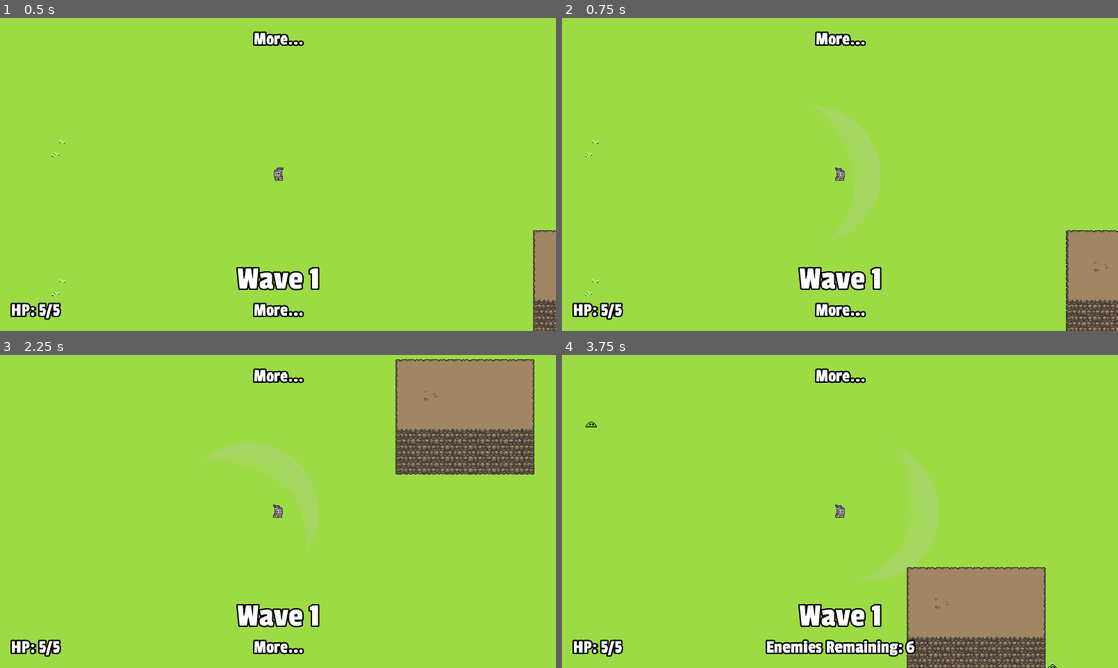
Above: before the commit, frames 1-4 (two rows, left to right).
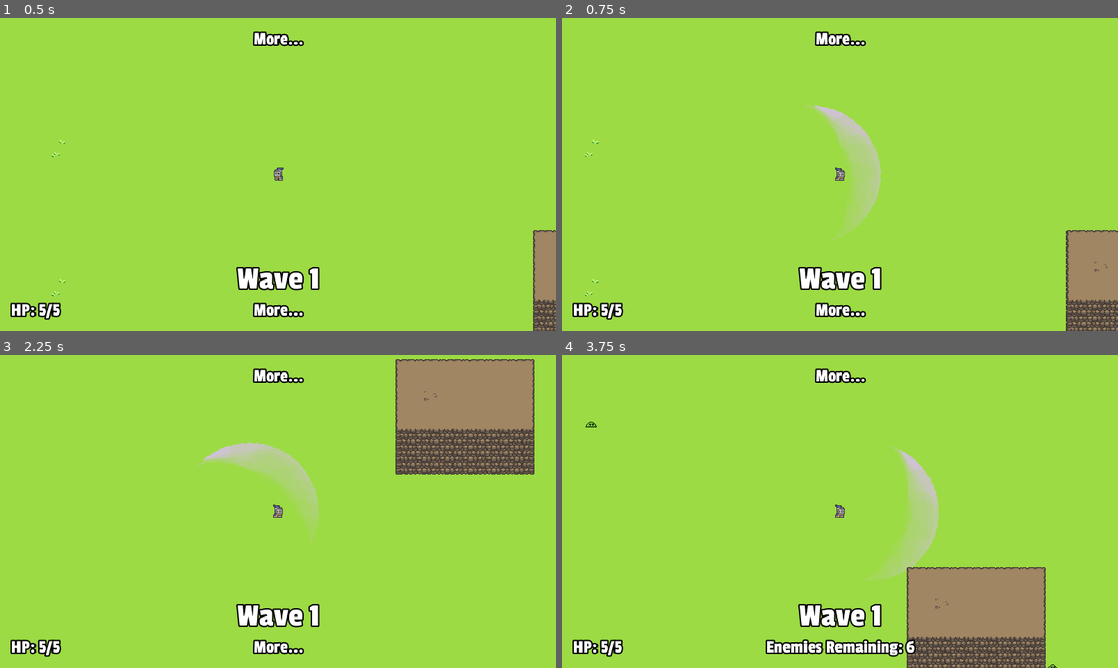
Above: after the commit, the same moments.

Repository: stuson/go-godot-4-game-jam
Game: Godot game, scene res://stages/Level.tscn
Two runs of this game, one before a commit and one after it. Both use one fixed random seed, a clock stepped at 60 frames per second and the inputs below.
Inputs (mouse positions are in pixels of both pictures, inside the frame that each line leads up to):
- Up to frame 1 (0.5 s): no input
- Up to frame 2 (0.75 s): tap Enter at 0.5 s; move the mouse to (962, 158) at 0.52 s; press the mouse at (962, 158) at 0.53 s; hold D (move_right) from 0.53 s (still down)
- Up to frame 3 (2.25 s): move the mouse to (166, 527) at 1.27 s; release D (move_right) at 1.28 s; release the mouse at (166, 527) at 1.28 s; hold S (move_down) 1.28-2.03 s; tap Space (roll) at 1.35 s; move the mouse to (333, 442) at 2.02 s; press the mouse at (333, 442) at 2.03 s; hold D (move_right) from 2.03 s (still down)
- Up to frame 4 (3.75 s): move the mouse to (812, 574) at 2.77 s; release D (move_right) at 2.78 s; release the mouse at (812, 574) at 2.78 s; hold W (move_up) 2.78-3.53 s; tap Space (roll) at 2.85 s; move the mouse to (1006, 558) at 3.52 s; press the mouse at (1006, 558) at 3.53 s; hold A (move_left) from 3.53 s (still down)

Frame 1 is identical in both runs. In frame 2, 1.4% of the frame differs, in the area x 43-58%, y 27-64%; in frame 3, 1.4%; in frame 4, 1.4%, in the area x 59-68%, y 29-70%.

Commit message:
Improve swing animation

Diff:
--- a/characters/player/weapons/sword/Swing.tscn
+++ b/characters/player/weapons/sword/Swing.tscn
@@ -9,48 +9,21 @@
 [ext_resource path="res://assets/sound/sword/woosh 4.wav" type="AudioStream" id=7]
 [ext_resource path="res://assets/sound/sword/woosh 7.wav" type="AudioStream" id=8]
 
-[sub_resource type="AtlasTexture" id=3]
-atlas = ExtResource( 2 )
-region = Rect2( 0, 0, 64, 128 )
-
-[sub_resource type="AtlasTexture" id=4]
-atlas = ExtResource( 2 )
-region = Rect2( 70, 0, 64, 128 )
-
-[sub_resource type="AtlasTexture" id=5]
-atlas = ExtResource( 2 )
-region = Rect2( 140, 0, 64, 128 )
-
-[sub_resource type="AtlasTexture" id=6]
-atlas = ExtResource( 2 )
-region = Rect2( 210, 0, 64, 128 )
-
-[sub_resource type="AtlasTexture" id=7]
-atlas = ExtResource( 2 )
-region = Rect2( 280, 0, 64, 128 )
-
-[sub_resource type="SpriteFrames" id=8]
-animations = [ {
-"frames": [ SubResource( 3 ), SubResource( 4 ), SubResource( 5 ), SubResource( 6 ), SubResource( 7 ) ],
-"loop": true,
-"name": "default",
-"speed": 16.0
-} ]
-
 [sub_resource type="Animation" id=1]
 resource_name = "Fade Out"
-length = 0.2
+length = 0.3125
+step = 0.0625
 tracks/0/type = "value"
-tracks/0/path = NodePath(".:modulate")
+tracks/0/path = NodePath(".:frame")
 tracks/0/interp = 1
 tracks/0/loop_wrap = true
 tracks/0/imported = false
 tracks/0/enabled = true
 tracks/0/keys = {
-"times": PoolRealArray( 0, 0.2 ),
+"times": PoolRealArray( 0, 0.25 ),
 "transitions": PoolRealArray( 1, 1 ),
-"update": 0,
-"values": [ Color( 1, 1, 1, 1 ), Color( 1, 1, 1, 0 ) ]
+"update": 1,
+"values": [ 1, 4 ]
 }
 
 [sub_resource type="AudioStreamSample" id=2]
@@ -69,10 +42,14 @@
 [node name="SwingCollision" type="CollisionPolygon2D" parent="SwingArea"]
 polygon = PoolVector2Array( 0, -64, 25.5, -59.13, 45.25, -45.25, 59.13, -25.5, 64, 0, 59.13, 25.5, 45.25, 45.25, 25.5, 59.13, 0, 64, 0, 0 )
 
-[node name="SwordSwing" type="AnimatedSprite" parent="."]
+[node name="SwordSwing" type="Sprite" parent="."]
 show_behind_parent = true
 position = Vector2( 32, 0 )
-frames = SubResource( 8 )
+texture = ExtResource( 2 )
+centered = false
+offset = Vector2( -32, -64 )
+hframes = 5
+frame = 1
 
 [node name="LifeTimer" type="Timer" parent="."]
 wait_time = 0.05
Binary file changed: assets/sword_swing.png
Not shown: 1 places in characters/player/weapons/sword/Swing.tscn that only renumber resources
